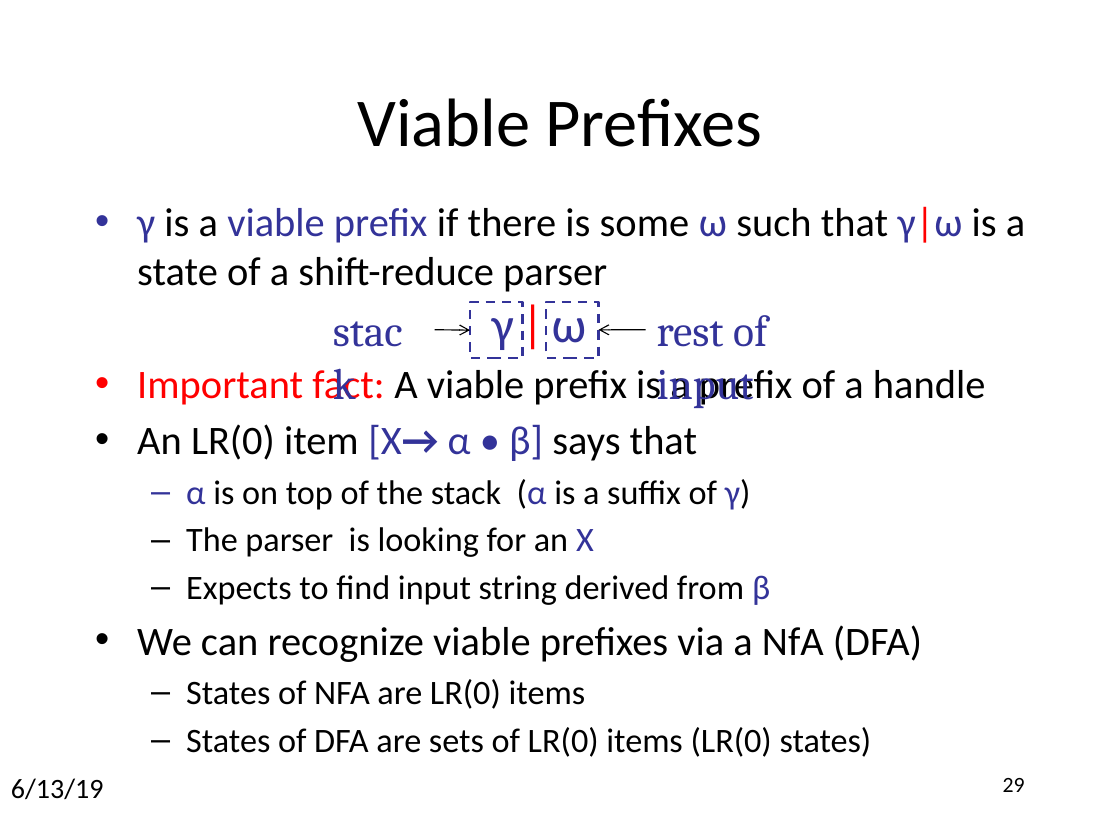
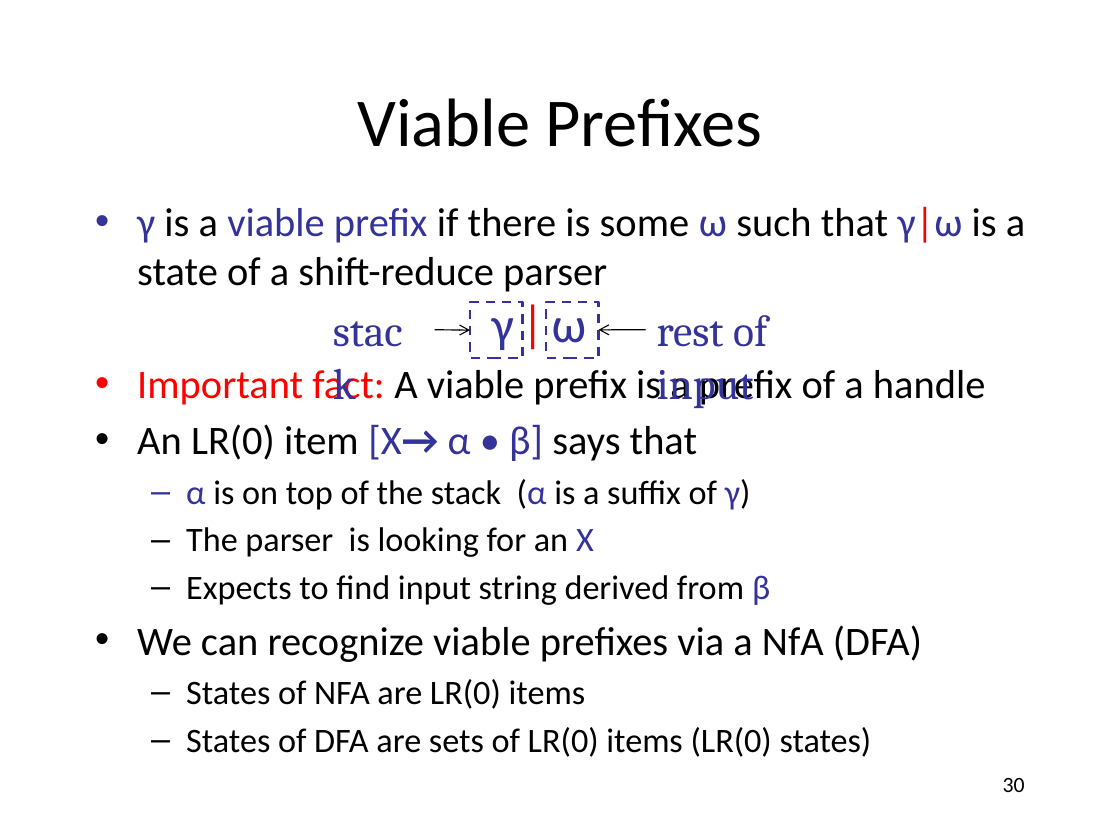
Before and after one commit to anoopsarkar/compilers-class, a slide deck: slide 30 of assets/ppt/parsing/lr2-lr_0-parsing.pptx (slide 29 before the commit). Drawn at 1120x840 pixels with LibreOffice and Linux fonts; fonts in the diff are those of the drawing. Boxes give left, top, right and bottom in pixels: in the first picture for what was removed or moved away, otherwise in the second. Text is boxed around its words. In the diff, an @@ line names an element or a change of style, - is before the commit and + after.

```diff
--- a/assets/ppt/parsing/lr2-lr_0-parsing.pptx
+++ b/assets/ppt/parsing/lr2-lr_0-parsing.pptx
@@ text removed at (11, 778, 103, 800) @@
-6/13/19
@@ page number at (1003, 778, 1025, 792): text changed @@
-29
+30
```
Also in this commit, not shown: 1 other slide changed, 1 slide added, 3 other files.
